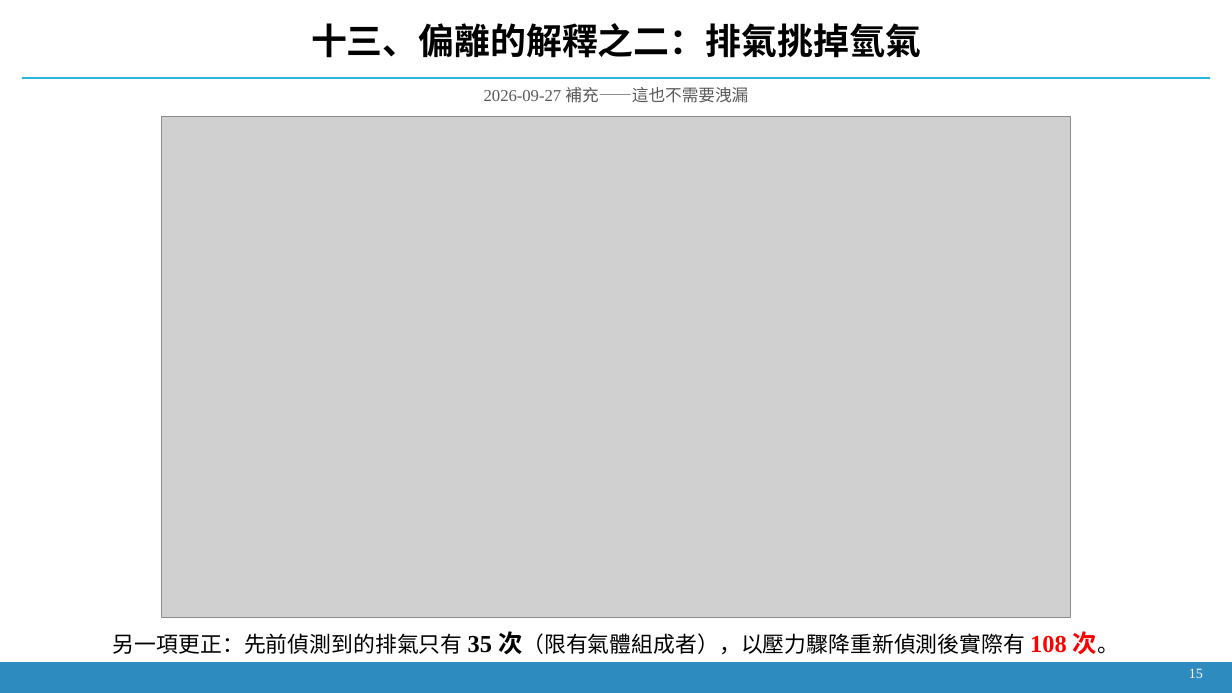
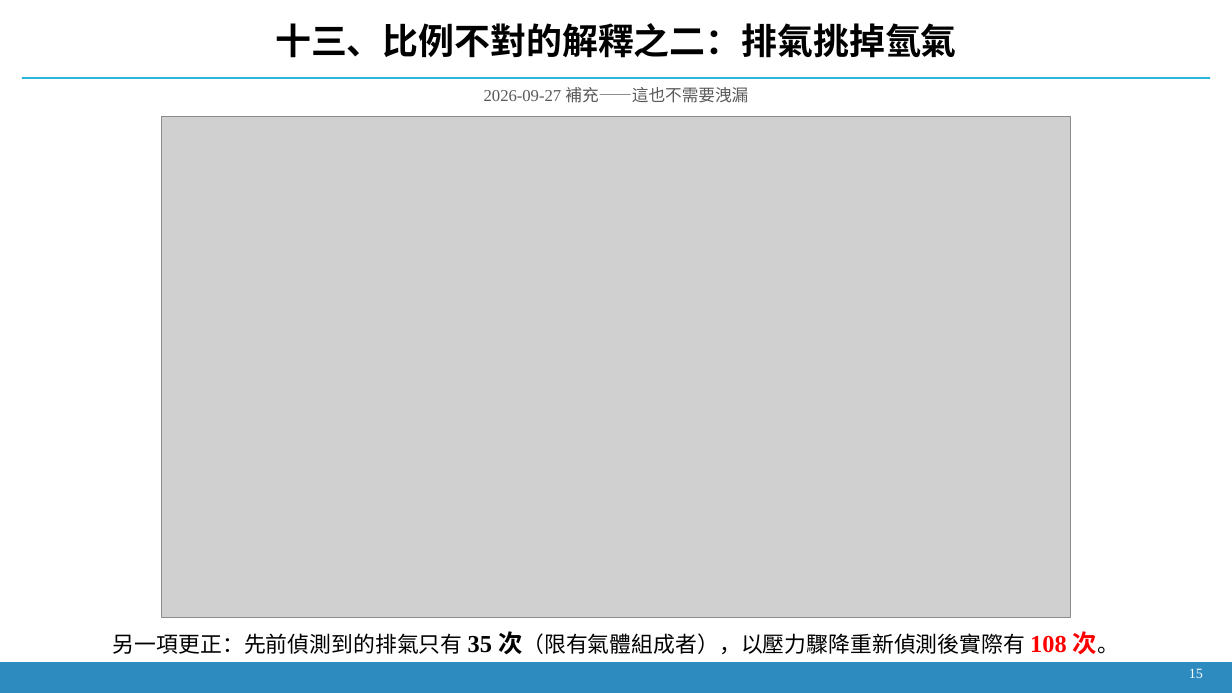
Before and after one commit to Yutou0601/Bioreactor-Edge-AI, a slide deck: slide 14 of docs/decks/簡報_2026-09-21_氫氣流失與壓降歸因.pptx. Drawn at 1232x693 pixels with LibreOffice and Linux fonts; fonts in the diff are those of the drawing; grey boxes stand for pictures. Boxes give left, top, right and bottom in pixels: in the first picture for what was removed or moved away, otherwise in the second. Text is boxed around its words. In the diff, an @@ line names an element or a change of style, - is before the commit and + after.

```diff
--- a/docs/decks/簡報_2026-09-21_氫氣流失與壓降歸因.pptx
+++ b/docs/decks/簡報_2026-09-21_氫氣流失與壓降歸因.pptx
@@ text at <box>275,23,957,58</box>: text changed @@
-十三、偏離的解釋之二：排氣挑掉氫氣
+十三、比例不對的解釋之二：排氣挑掉氫氣
```
Also in this commit, not shown: 9 other slides changed, 4 other files.
